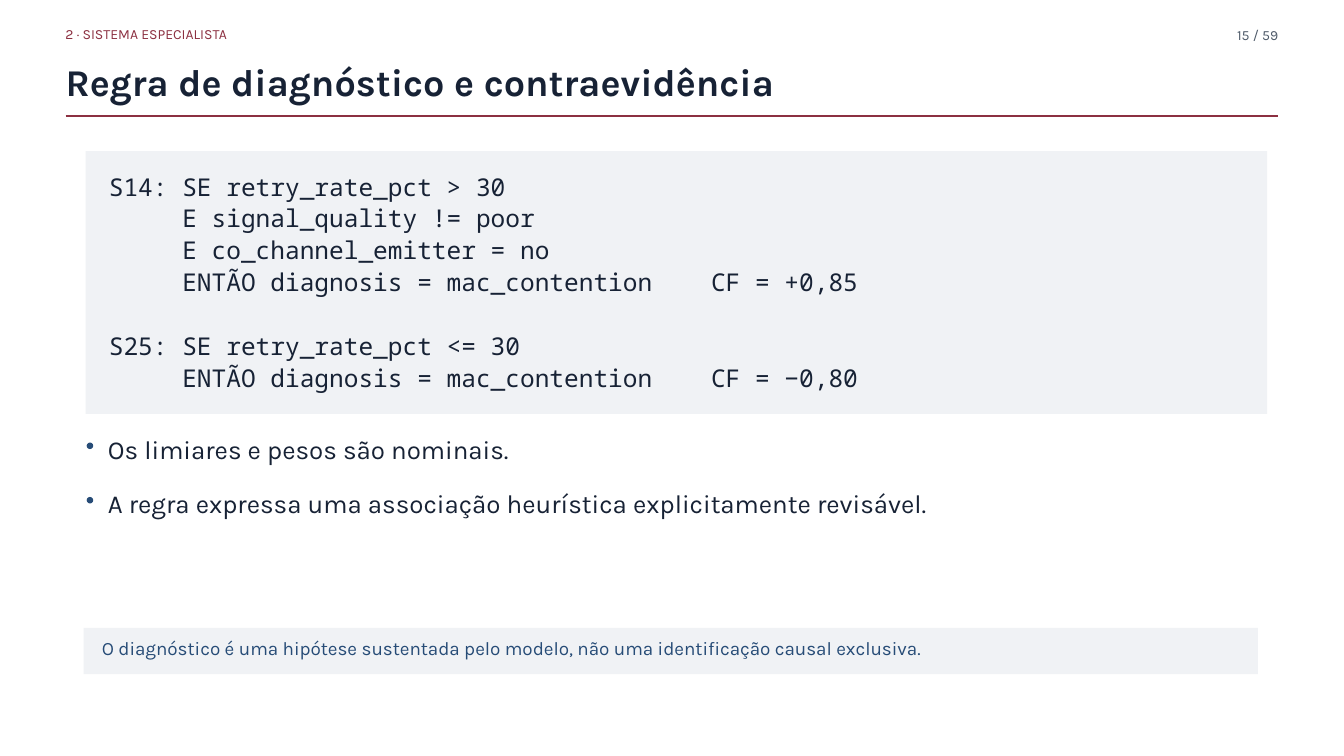
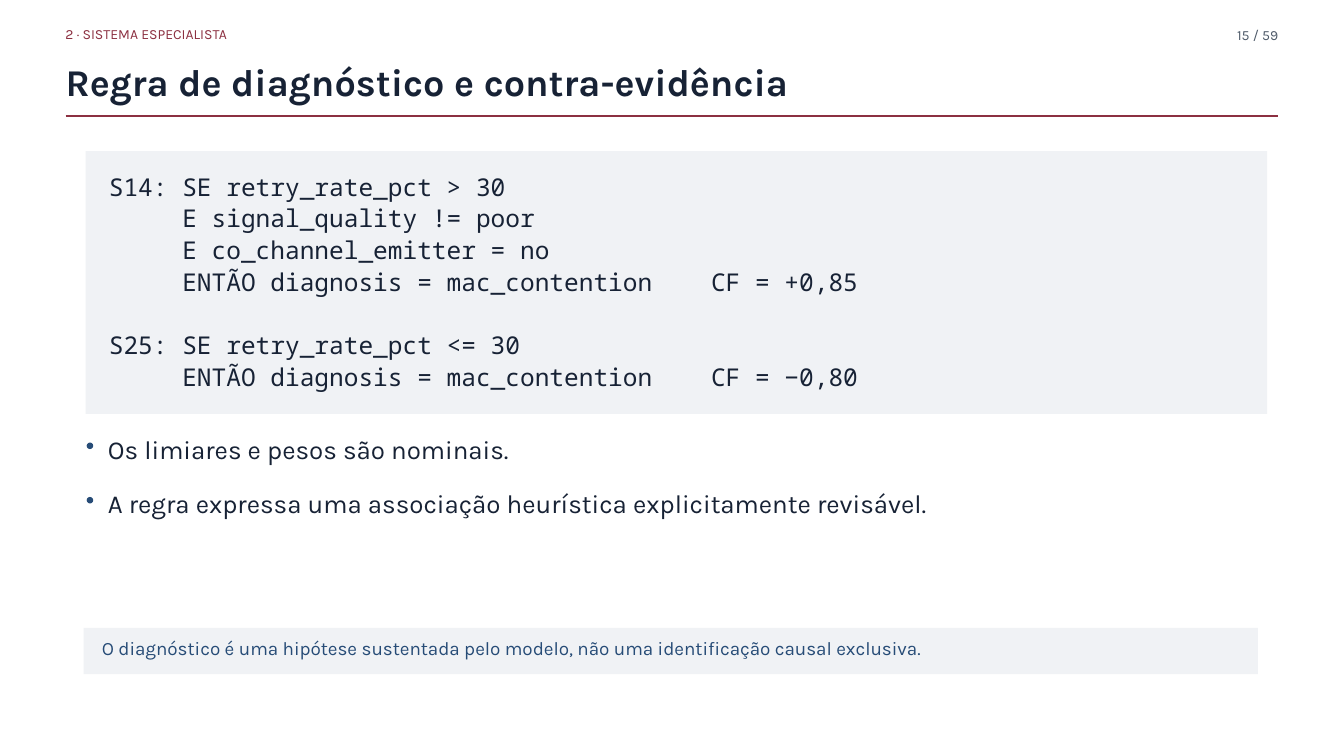
Before and after one commit to fsd-dantas/ai4systems, a slide deck: slide 15 of docs/presentation/mini-systems-presentation.pptx. Drawn at 1344x756 pixels with LibreOffice and Linux fonts; fonts in the diff are those of the drawing; background and template pictures are left out. Boxes give left, top, right and bottom in pixels: in the first picture for what was removed or moved away, otherwise in the second. Text is boxed around its words. In the diff, an @@ line names an element or a change of style, - is before the commit and + after.

```diff
--- a/docs/presentation/mini-systems-presentation.pptx
+++ b/docs/presentation/mini-systems-presentation.pptx
@@ text at box(66, 66, 788, 106): text changed @@
-Regra de diagnóstico e contraevidência
+Regra de diagnóstico e contra-evidência
```
Also in this commit, not shown: 5 other slides changed, 10 other files.
